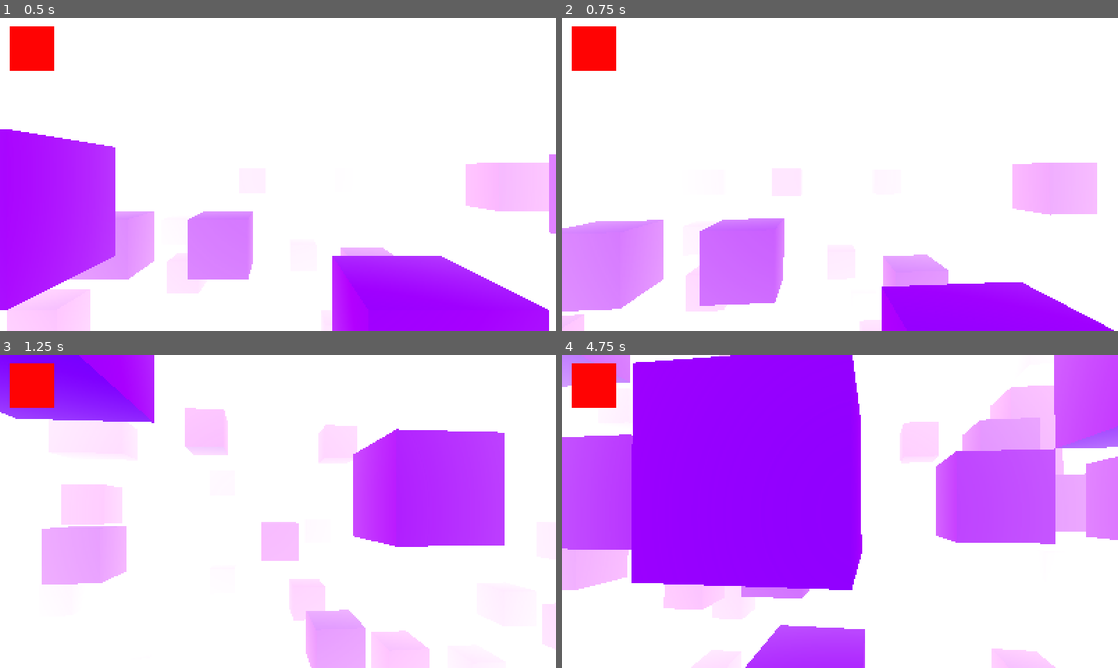
Above: before the commit, frames 1-4 (two rows, left to right).
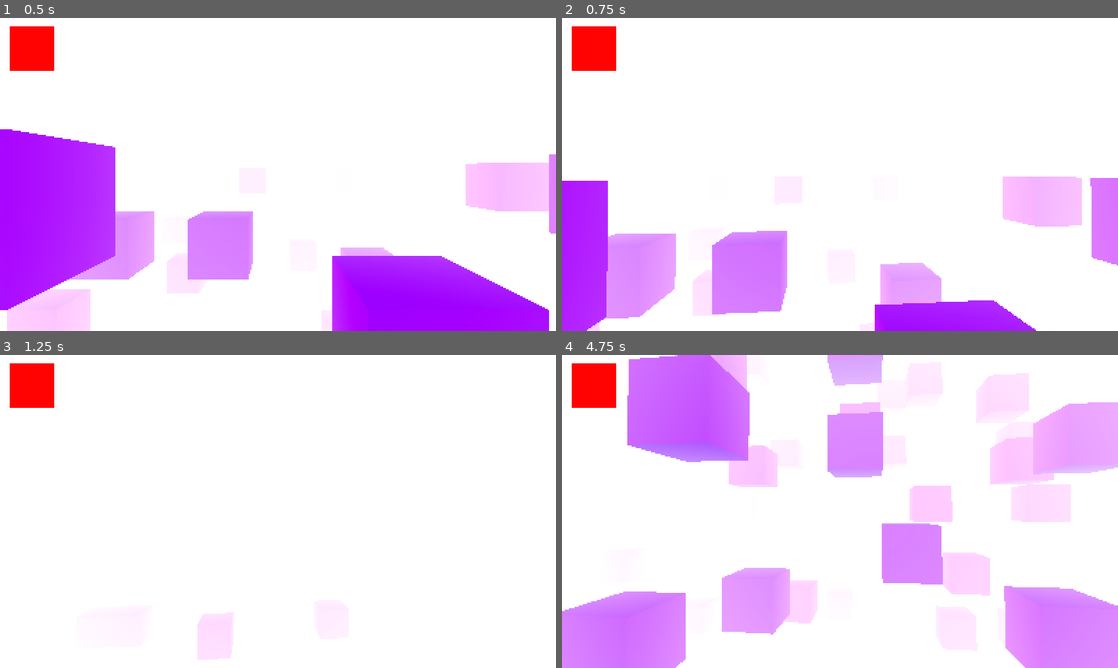
Above: after the commit, the same moments.

Repository: kurilluk/SkyHop-e-
Game: Godot game, scene res://sky/sky.tscn
The game is run twice, just before and just after one commit, with the same random seed, the same clock (stepped at 60 frames per second) and the same inputs.
Inputs (mouse positions are in pixels of both pictures, inside the frame that each line leads up to):
- Up to frame 1 (0.5 s): no input
- Up to frame 2 (0.75 s): move the mouse to (867, 174) at 0.52 s; hold W (move_forward) from 0.53 s (still down); hold Shift (crouch) from 0.53 s (still down)
- Up to frame 3 (1.25 s): keep holding W (move_forward); keep holding Shift (crouch); tap Space (jump) at 0.77, 0.8, 1.07 s
- Up to frame 4 (4.75 s): keep holding W (move_forward); move the mouse to (812, 511) at 1.27 s; release Shift (crouch) at 1.28 s; tap Space (jump) at 1.35, 1.52, 1.82, 3.02, 3.32, 4.52 s; tap Shift (crouch) at 1.55, 2.85, 4.55 s; move the mouse to (851, 505) at 2.02 s; hold Space (jump) 2.03-2.78 s; click (851, 505) at 2.1 s; move the mouse to (834, 517) at 2.77 s; move the mouse to (878, 514) at 3.52 s; hold Space (jump) 3.53-4.28 s; tap Mouse wheel down (next_block) at 3.6 s; move the mouse to (795, 508) at 4.27 s; tap Middle mouse button (pick_block) at 4.35 s

Frame 1 is identical in both runs. In frame 2, 15% of the frame differs, in the area x 0-100%, y 46-100%; in frame 3, 27%; in frame 4, 74%, in the area x 0-100%, y 0-100%.

Commit message:
jetpack is crouch on Shift button

Diff:
--- a/player/player.gd
+++ b/player/player.gd
@@ -4,10 +4,11 @@
 const EYE_HEIGHT_CROUCH = 1.4
 
 const MOVEMENT_SPEED_GROUND = 0.6
-const MOVEMENT_SPEED_AIR = 0.11
+const MOVEMENT_SPEED_AIR = 0.11 #0.11
 const MOVEMENT_SPEED_CROUCH_MODIFIER = 0.5
 const MOVEMENT_FRICTION_GROUND = 0.9
 const MOVEMENT_FRICTION_AIR = 0.98
+const MOVEMENT_JETPACK_STRENGTH = 35.0
 
 var _mouse_motion = Vector2()
 var _selected_block = 6
@@ -20,6 +21,7 @@
 @onready var selected_block_texture = $SelectedBlock
 #@onready var voxel_world = $"../VoxelWorld"
 #@onready var crosshair = $"../PauseMenu/Crosshair"
+
 
 
 func _ready():
@@ -97,7 +99,10 @@
 
 	# Jumping, applied next frame.
 	if is_on_floor() and Input.is_action_pressed(&"jump"):
-		velocity.y = 7.5
+		velocity.y = 7.5 # 7.5
+
+	if Input.is_action_pressed(&"crouch"):
+		velocity.y += MOVEMENT_JETPACK_STRENGTH * delta
 
 
 func _input(event):
